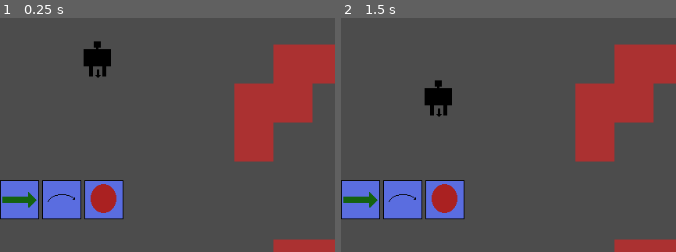
Above: before the commit, frames 1-2 (left to right).
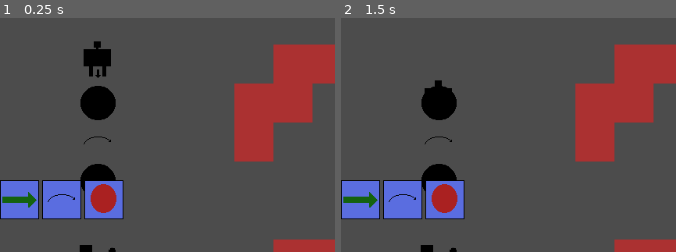
Above: after the commit, the same moments.

Repository: Gorglomux/MazeEscape
Game: Godot game, scene res://Main.tscn
The game is run twice, just before and just after one commit, with the same random seed, the same clock (stepped at 60 frames per second) and the same inputs.
Inputs (mouse positions are % of the whole screen's width and height, from its top left):
- Up to frame 1 (0.25 s): no input
- Up to frame 2 (1.5 s): click (11, 5) at 0.5 s; click (11, 5) at 1.25 s
The pictures show only the part of the screen within x 0-50%, y 50-100%; the shares and areas given below are measured in that part.

The runs differ from the first frame. In frame 1, 2.0% of the frame differs, in the area x 23-35%, y 29-100%; in frame 2, 1.3%.

Commit message:
add trou, saut, plein de trucs

Diff:
--- a/MazeEscape/Board.tscn
+++ b/MazeEscape/Board.tscn
@@ -1,6 +1,8 @@
 [gd_scene load_steps=2 format=2]
 
 [ext_resource path="res://Tileset.tres" type="TileSet" id=1]
+
+
 
 [node name="Board" type="TileMap"]
 tile_set = ExtResource( 1 )
--- a/MazeEscape/BoardContainer.gd
+++ b/MazeEscape/BoardContainer.gd
@@ -1,8 +1,11 @@
 extends MarginContainer
+
+signal won
+
 
 enum DIRECTION{HAUT,BAS,GAUCHE,DROITE}
 
-enum TILE_TYPE { GRAVAT, TROU, PLAYER, WALL, WARP,JUMP, ARROW, EXIT, ARROW_RIGHT,
+enum TILE_TYPE { GRAVAT, TROU, PLAYER, WALL, WARP,EXIT, ARROW, JUMP , ARROW_RIGHT,
  ARROW_LEFT, ARROW_UP, ARROW_DOWN}
 
 var player_resource = preload("res://Player.tscn")
@@ -14,6 +17,7 @@
 
 var map
 
+
 var player_actions
 
 var current_action
@@ -21,6 +25,7 @@
 var player
 
 var warp_tiles = []
+#On charge la map et check si il y a un joueur pour l'instancier
 func load_map(board):
 	self.map = board
 
@@ -46,7 +51,7 @@
 
 
 
-
+#On teste les collisions selon les prochains déplacements du joueur
 func check_collisions():
 	var next_tile
 	var next_position = map.world_to_map(player.position)
@@ -60,15 +65,24 @@
 		DIRECTION.BAS:
 			next_tile = check_tile(next_position,0,-1)
 
+	if	map.get_cellv(check_tile(next_position, 0,0)) == TILE_TYPE.EXIT:
+			emit_signal("won")
 	match map.get_cellv(next_tile):
 		TILE_TYPE.ARROW_LEFT:
-			player.next_d = DIRECTION.GAUCHE
+			if(!player.fly > 0):
+				player.next_d = DIRECTION.GAUCHE
 		TILE_TYPE.ARROW_RIGHT:
-			player.next_d = DIRECTION.DROITE
+			if(!player.fly > 0):
+				player.next_d = DIRECTION.DROITE
 		TILE_TYPE.ARROW_UP:
-			player.next_d = DIRECTION.HAUT
+			if(!player.fly > 0):
+				player.next_d = DIRECTION.HAUT
 		TILE_TYPE.ARROW_DOWN:
-			player.next_d = DIRECTION.BAS
+			if(!player.fly > 0):
+				player.next_d = DIRECTION.BAS
+		TILE_TYPE.TROU:
+			if(!player.fly > 0) :
+				player.death = true
 		TILE_TYPE.WALL:
 			match player.d :
 				DIRECTION.BAS :
@@ -79,6 +93,7 @@
 					player.d = DIRECTION.GAUCHE
 				DIRECTION.GAUCHE:
 					player.d = DIRECTION.BAS
+			player.fly = 0
 		TILE_TYPE.WARP:
 			#on utilise [] + car sinon le tableau est passé par référence
 			var temp_warp = [] + warp_tiles
@@ -86,10 +101,16 @@
 				print(cell)
 			temp_warp.remove(temp_warp.find(next_tile))
 			var warp_position = map.map_to_world(temp_warp[0])
+			player.next_position = Vector2(warp_position.x + OFFSET_X, warp_position.y + OFFSET_Y)
+		TILE_TYPE.JUMP:
+			player.fly = 2
 
-			player.next_position = Vector2(warp_position.x + OFFSET_X, warp_position.y + OFFSET_Y)
 
 func check_tile (initial_position, x,y):
 	var normal = Vector2(x,y)
 	var new_pos = initial_position - normal
 	return new_pos
+
+func reset():
+	for i in get_children():
+		i.queue_free()
--- a/MazeEscape/Levels/Level_1.tscn
+++ b/MazeEscape/Levels/Level_1.tscn
@@ -6,4 +6,4 @@
 tile_set = ExtResource( 1 )
 cell_size = Vector2( 50, 50 )
 format = 1
-tile_data = PoolIntArray( 65547, 3, 0, 131082, 3, 0, 131083, …(91 unchanged characters)… , 3, 0, 327688, 3, 0, 327691, 3, 0, 393222, 3, 0, 393223, 3, 0, 393227, 3, 0, 458758, 3, 0, 458763, 3, 0, 524299, 3, 0, 589835, 3, 0, 655367, 3, 0, 655368, 3, 0, 655369, …(105 unchanged characters)…
+tile_data = PoolIntArray( 65547, 3, 0, 131082, 3, 0, 131083, …(91 unchanged characters)… , 3, 0, 327688, 3, 0, 327691, 3, 0, 393218, 1, 0, 393222, 3, 0, 393223, 3, 0, 393227, 3, 0, 458754, 7, 0, 458758, 3, 0, 458763, 3, 0, 524290, 1, 0, 524299, 3, 0, 589835, 3, 0, 655362, 5, 0, 655367, 3, 0, 655368, 3, 0, 655369, …(105 unchanged characters)…
--- a/MazeEscape/Levels/Level_2.tscn
+++ b/MazeEscape/Levels/Level_2.tscn
@@ -6,4 +6,4 @@
 tile_set = ExtResource( 1 )
 cell_size = Vector2( 50, 50 )
 format = 1
-tile_data = PoolIntArray( 65543, 3, 0, 65544, 3, 0, 65545, 3 …(187 unchanged characters)…  3, 0, 393223, 3, 0, 393224, 3, 0, 458757, 3, 0, 458758, 3, 0, 458759, 3, 0, 524 …(249 unchanged characters)…
+tile_data = PoolIntArray( 65543, 3, 0, 65544, 3, 0, 65545, 3 …(187 unchanged characters)…  3, 0, 393223, 3, 0, 393224, 3, 0, 458755, 5, 0, 458757, 3, 0, 458758, 3, 0, 458759, 3, 0, 524 …(249 unchanged characters)…
--- a/MazeEscape/Levels/Level_3.tscn
+++ b/MazeEscape/Levels/Level_3.tscn
@@ -6,4 +6,4 @@
 tile_set = ExtResource( 1 )
 cell_size = Vector2( 50, 50 )
 format = 1
-tile_data = PoolIntArray( 65545, 3, 0, 65546, 3, 0, 65547, 3 …(187 unchanged characters)…  3, 0, 327692, 3, 0, 393228, 3, 0, 458759, 3, 0, 458760, 3, 0, 458761, 3, 0, 458762, 3, 0, 458763, 3, 0, 458764, 3, 0 )
+tile_data = PoolIntArray( 65545, 3, 0, 65546, 3, 0, 65547, 3 …(187 unchanged characters)…  3, 0, 327692, 3, 0, 393228, 3, 0, 458756, 5, 0, 458759, 3, 0, 458760, 3, 0, 458761, 3, 0, 458762, 3, 0, 458763, 3, 0, 458764, 3, 0 )
--- a/MazeEscape/Main.gd
+++ b/MazeEscape/Main.gd
@@ -1,10 +1,13 @@
 extends Node2D
 
+#Liste des actions du joueur
 enum ACTION_TYPE { SAUT, FLECHE, WARP }
 
-enum TILE_TYPE { GRAVAT, TROU, PLAYER, WALL, WARP,JUMP, ARROW, EXIT, ARROW_RIGHT,
+#Liste des types de tiles
+enum TILE_TYPE { GRAVAT, TROU, PLAYER, WALL, WARP,EXIT, ARROW, JUMP, ARROW_RIGHT,
  ARROW_LEFT, ARROW_UP, ARROW_DOWN}
 
+#Scène contenant le joueur
 var player_resource = preload("res://Player.tscn")
 
 var menu
@@ -23,6 +26,68 @@
 var levelEnCours = 0
 
 var LEVELS_LOCATION = "res://Levels"
+
+func _ready():
+	player_actions = $VBoxContainer/MarginContainer/PlayerActions
+	menu = $VBoxContainer/MenuContainer/Menu
+	board_container = $VBoxContainer/BoardContainer
+
+	generation_niveau()
+
+
+	board_container.load_map(board)
+	player = board_container.player
+
+	menu.connect("play",self,"start_game")
+	menu.connect("stop",self,"stop_game")
+	menu.connect("restart",self,"restart_game")
+
+	player_actions.connect("arrow",self,"arrow_input")
+	player_actions.connect("jump",self,"jump_input")
+	player_actions.connect("warp",self,"warp_input")
+
+	board_container.connect("won", self, "on_win")
+	player.connect("death",self,"stop_game")
+
+
+func _process(delta):
+
+	match current_action :
+		ACTION_TYPE.SAUT:
+			#change le curseur
+			pass
+		ACTION_TYPE.FLECHE:
+			#change le curseur
+			pass
+		ACTION_TYPE.WARP:
+			#change le curseur
+			pass
+
+func start_game():
+	player.enMarche  = true
+
+func stop_game():
+	player.enMarche  = false
+
+func restart_game():
+	get_tree().reload_current_scene()
+
+func arrow_input():
+	current_action = ACTION_TYPE.FLECHE
+
+func jump_input():
+	current_action = ACTION_TYPE.SAUT
+
+func warp_input():
+	current_action = ACTION_TYPE.WARP
+
+func on_win():
+	menu.reset()
+	board_container.reset()
+	generation_niveau()
+	board_container.load_map(board)
+	player = board_container.player
+
 func generation_niveau():
 	var level
 	# On récupère la liste de tous les niveaux et on initialise toutes les variable
@@ -58,54 +123,3 @@
 			files.append(file)
 	dir.list_dir_end()
 	return files
-
-func _ready():
-	generation_niveau()
-
-	player_actions = $VBoxContainer/MarginContainer/PlayerActions
-	menu = $VBoxContainer/MenuContainer/Menu
-	board_container = $VBoxContainer/BoardContainer
-	board_container.load_map(board)
-	player = board_container.player
-
-	menu.connect("play",self,"start_game")
-	menu.connect("stop",self,"stop_game")
-	menu.connect("restart",self,"restart_game")
-
-	player_actions.connect("arrow",self,"arrow_input")
-	player_actions.connect("jump",self,"jump_input")
-	player_actions.connect("warp",self,"warp_input")
-
-
-
-
-func _process(delta):
-
-	match current_action :
-		ACTION_TYPE.SAUT:
-			#change le curseur
-			pass
-		ACTION_TYPE.FLECHE:
-			#change le curseur
-			pass
-		ACTION_TYPE.WARP:
-			#change le curseur
-			pass
-
-func start_game():
-	player.enMarche  = true
-
-func stop_game():
-	player.enMarche  = false
-
-func restart_game():
-	get_tree().reload_current_scene()
-
-func arrow_input():
-	current_action = ACTION_TYPE.FLECHE
-
-func jump_input():
-	current_action = ACTION_TYPE.SAUT
-
-func warp_input():
-	current_action = ACTION_TYPE.WARP
--- a/MazeEscape/Main.tscn
+++ b/MazeEscape/Main.tscn
@@ -14,6 +14,7 @@
 rect_min_size = Vector2( 0, 600 )
 
 [node name="MenuContainer" type="MarginContainer" parent="VBoxContainer"]
+editor/display_folded = true
 margin_right = 40.0
 margin_bottom = 80.0
 rect_min_size = Vector2( 10, 80 )
@@ -30,6 +31,7 @@
 script = ExtResource( 3 )
 
 [node name="MarginContainer" type="MarginContainer" parent="VBoxContainer"]
+editor/display_folded = true
 margin_top = 508.0
 margin_right = 40.0
 margin_bottom = 518.0
--- a/MazeEscape/Menu.gd
+++ b/MazeEscape/Menu.gd
@@ -13,7 +13,10 @@
 	emit_signal("restart")
 	print("J'ai restart le jeu")
 
-
+func reset():
+	$PlayButton.pressed=false
+	estCommencer = false
+	pass
 func _on_PlayButton_pressed():
 	if(estCommencer) :
 		emit_signal("stop")
--- a/MazeEscape/Player.gd
+++ b/MazeEscape/Player.gd
@@ -1,31 +1,42 @@
 extends Area2D
+
+signal death
 var enMarche = false
 enum DIRECTION{HAUT,BAS,GAUCHE,DROITE}
 var d
 var timer
-var next_d = -1
+var next_d = - 1
 var next_position = Vector2(-1,-1)
+var fly = 0
+var death = false
 func _ready():
 	timer = 0
 	d = DIRECTION.BAS
 
 func _physics_process(delta):
 	if(enMarche):
+		var movement = 50
+
 
 		timer = timer + 1
 		if(timer % 30 == 0):
 			match(d):
 				DIRECTION.HAUT:
-					position.y = position.y - 50
+					position.y = position.y - movement
 				DIRECTION.BAS:
-					position.y = position.y + 50
+					position.y = position.y + movement
 				DIRECTION.GAUCHE:
-					position.x = position.x - 50
+					position.x = position.x - movement
 				DIRECTION.DROITE:
-					position.x = position.x + 50
+					position.x = position.x + movement
 			if(next_d != -1):
 				d = next_d
 				next_d = -1
 			if(next_position != Vector2(-1,-1)):
 				position = next_position
 				next_position = Vector2(-1,-1)
+			if fly > 0:
+				fly -= 1
+			if(death):
+				death=false
+				emit_signal("death")
Not shown, added: MazeEscape/Exit.wav.import
Not shown, added: MazeEscape/Move.wav.import
Not shown, added: MazeEscape/Warp.wav.import
Not shown, added: MazeEscape/Exit.wav
Not shown, added: MazeEscape/Move.wav
Not shown, added: MazeEscape/Warp.wav
